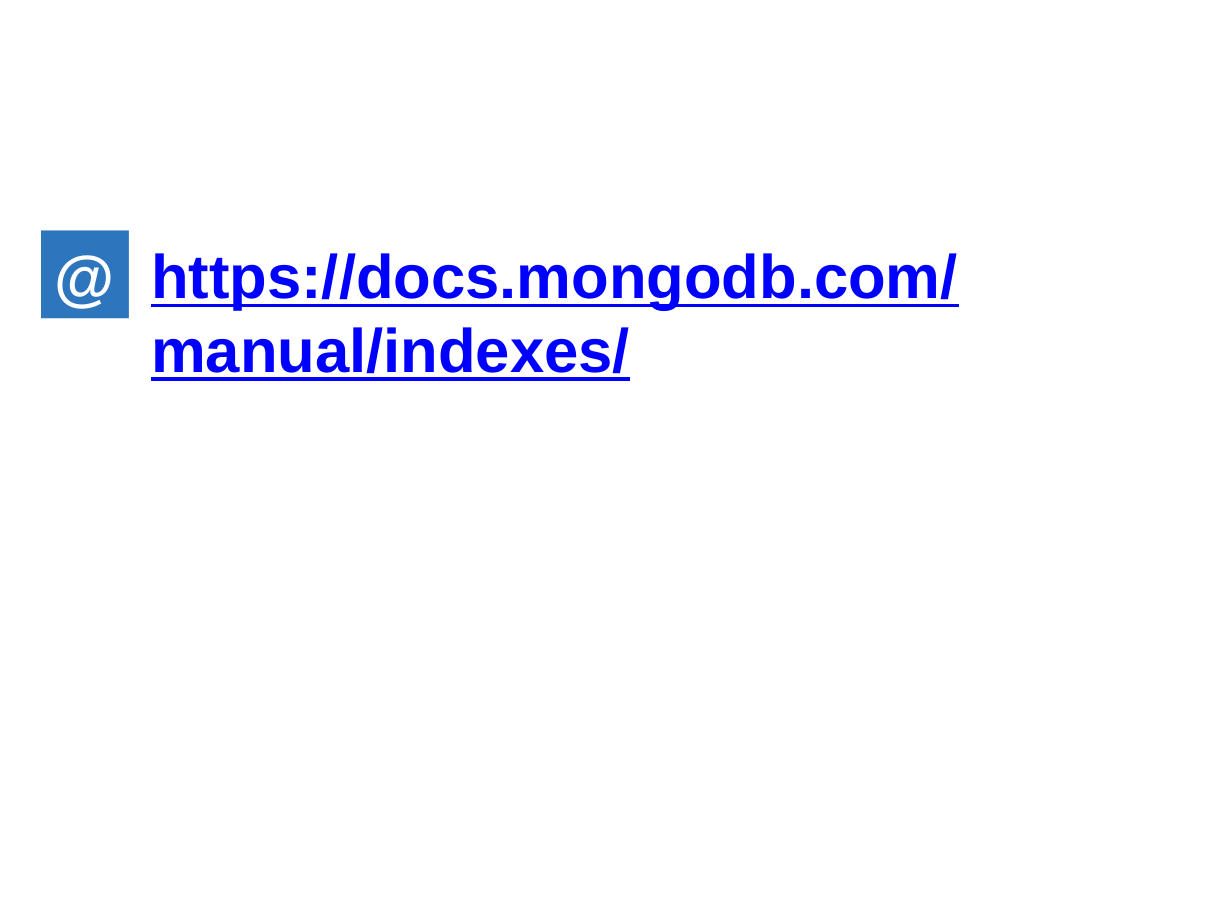
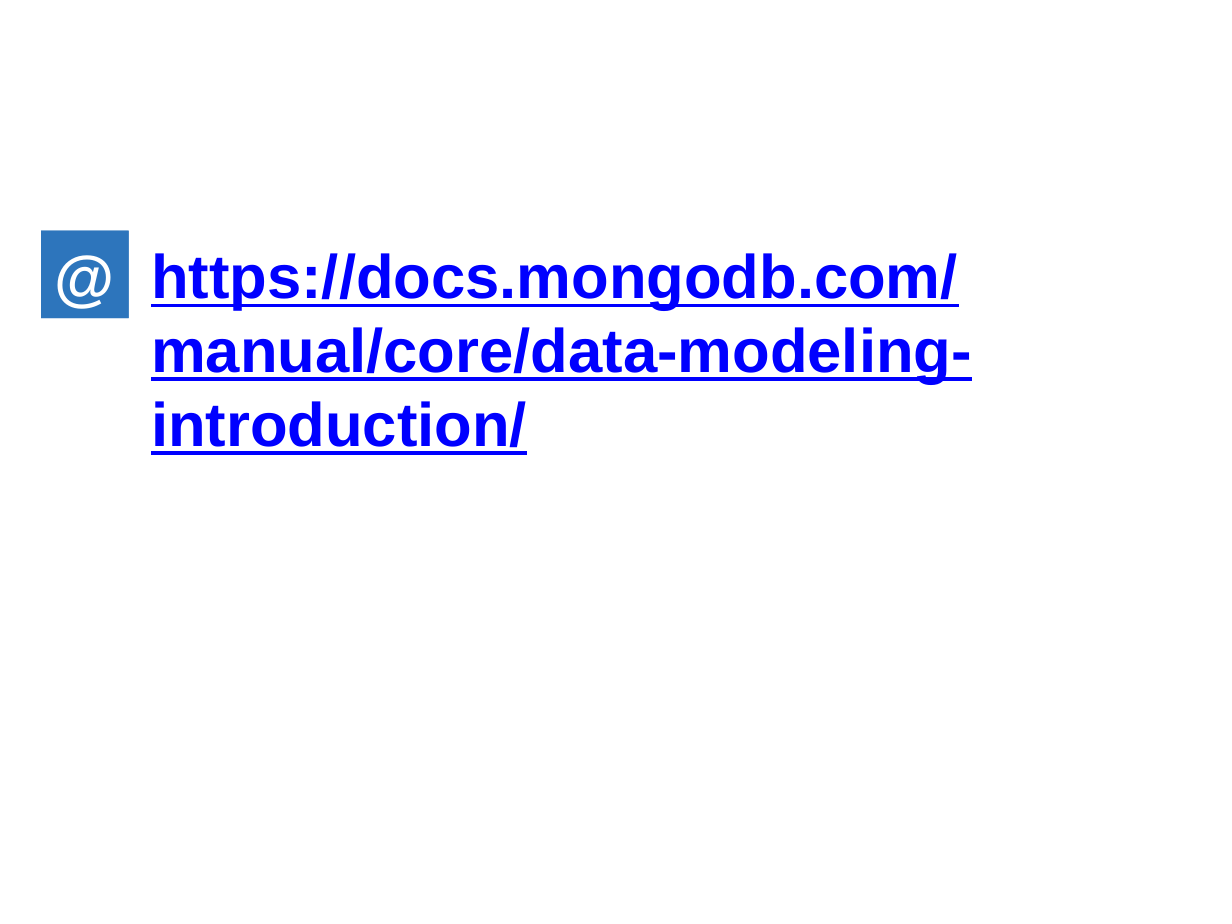
Before and after one commit to WenhaoXu/full-stack-web-course, a slide deck: slide 25 of db/mongodb/2017/materials/MongoDB_CH4_Modeling.pptx (slide 11 before the commit). Drawn at 1232x924 pixels with LibreOffice and Linux fonts; fonts in the diff are those of the drawing; background and template pictures are left out. Boxes give left, top, right and bottom in pixels: in the first picture for what was removed or moved away, otherwise in the second. Text is boxed around its words. In the diff, an @@ line names an element or a change of style, - is before the commit and + after.

Commit message:
[db] Finish CH4 modeling ppt

```diff
--- a/db/mongodb/2017/materials/MongoDB_CH4_Modeling.pptx
+++ b/db/mongodb/2017/materials/MongoDB_CH4_Modeling.pptx
@@ text at (151, 253, 972, 455): text changed @@
-https://docs.mongodb.com/manual/indexes/
+https://docs.mongodb.com/manual/core/data-modeling-introduction/
```
Also in this commit, not shown: 14 slides added.
